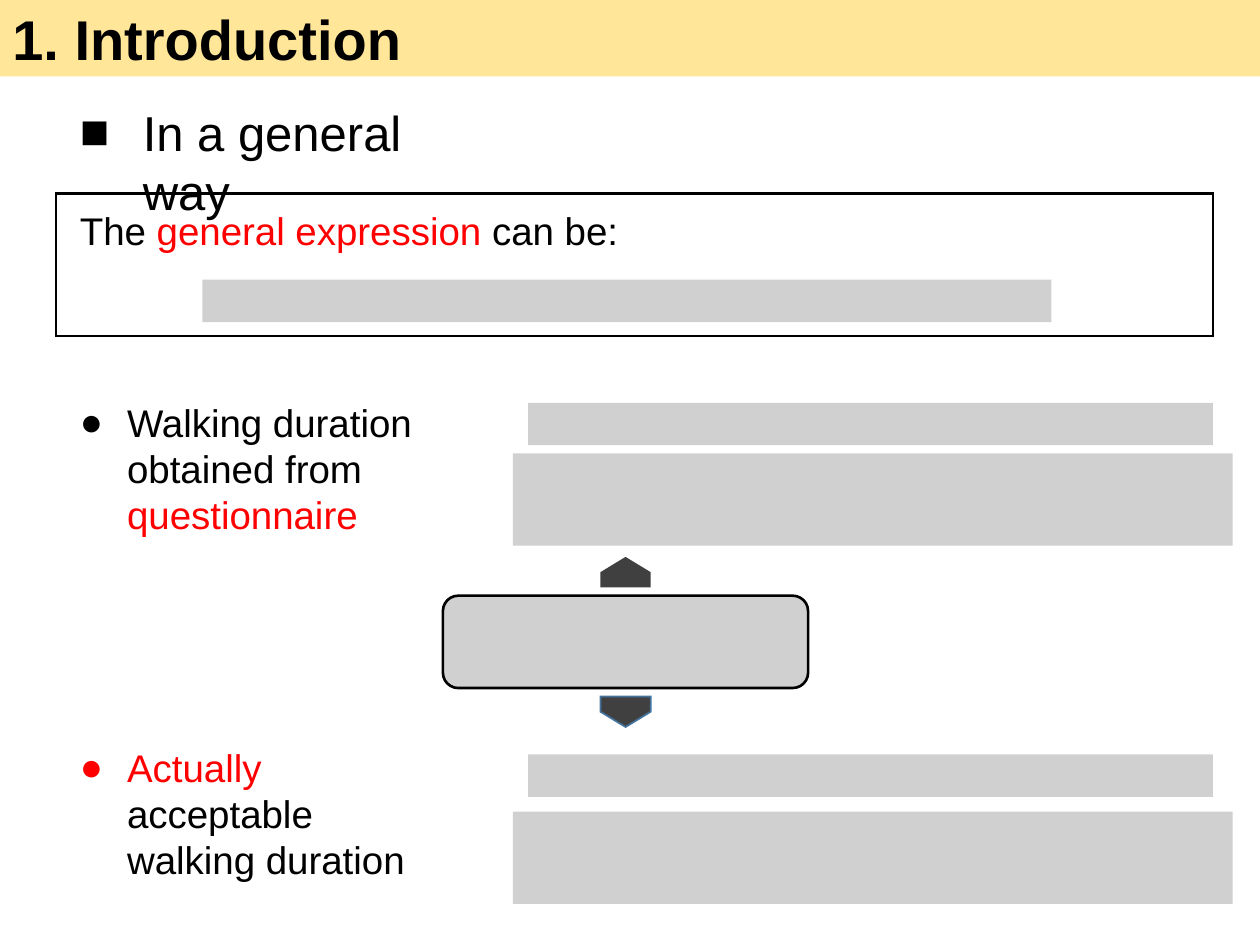
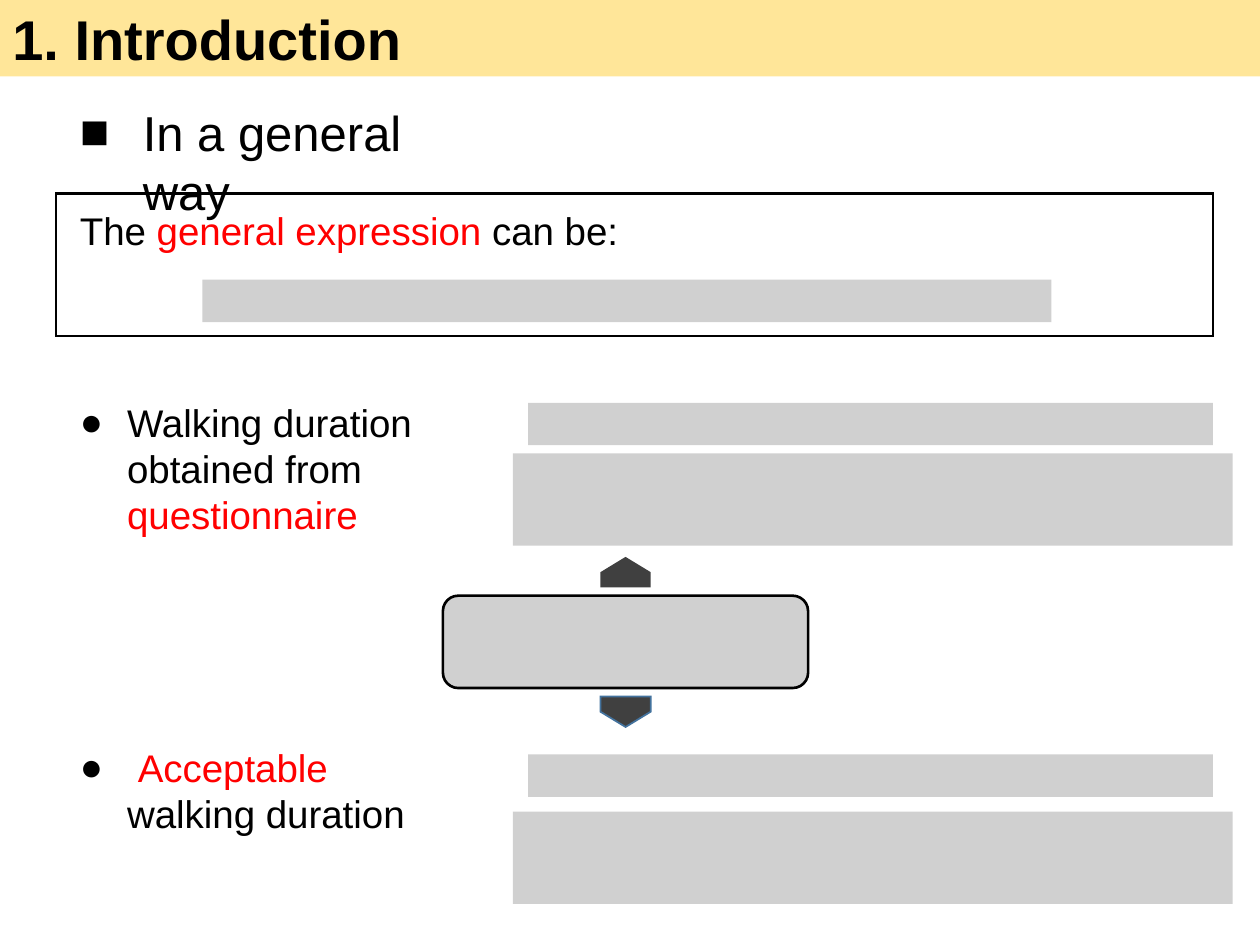
Before and after one commit to 7bder/Thesis, a slide deck: slide 59 of presentation/All in One.pptx (slide 58 before the commit). Drawn at 1260x945 pixels with LibreOffice and Linux fonts; fonts in the diff are those of the drawing; grey boxes stand for pictures. Boxes give left, top, right and bottom in pixels: in the first picture for what was removed or moved away, otherwise in the second. Text is boxed around its words. In the diff, an @@ line names an element or a change of style, - is before the commit and + after.

```diff
--- a/presentation/All in One.pptx
+++ b/presentation/All in One.pptx
@@ text at (127,754,405,835): text changed @@
-● Actually acceptable walking duration
+● Acceptable walking duration
```
Also in this commit, not shown: 7 other slides changed, 42 other files.
